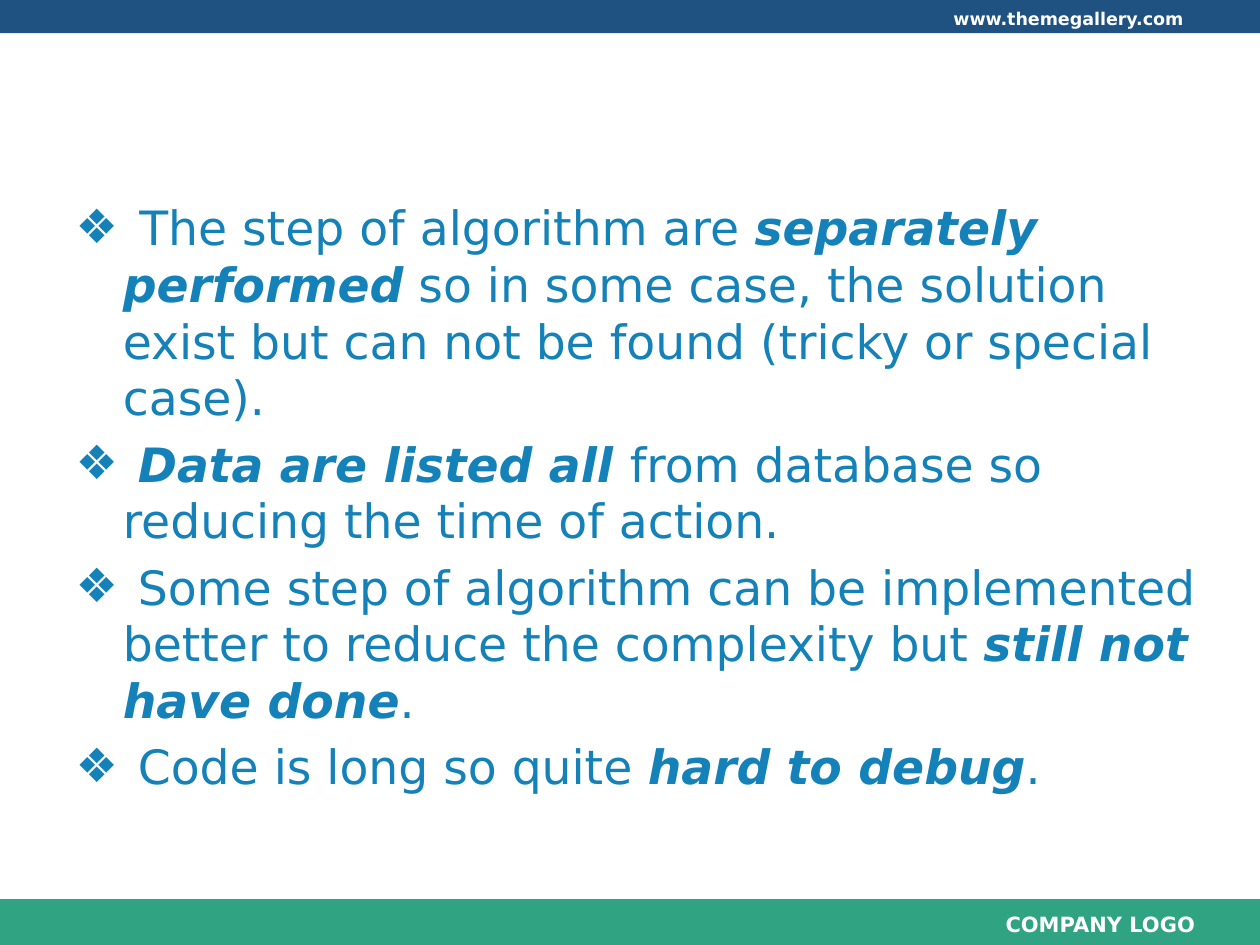
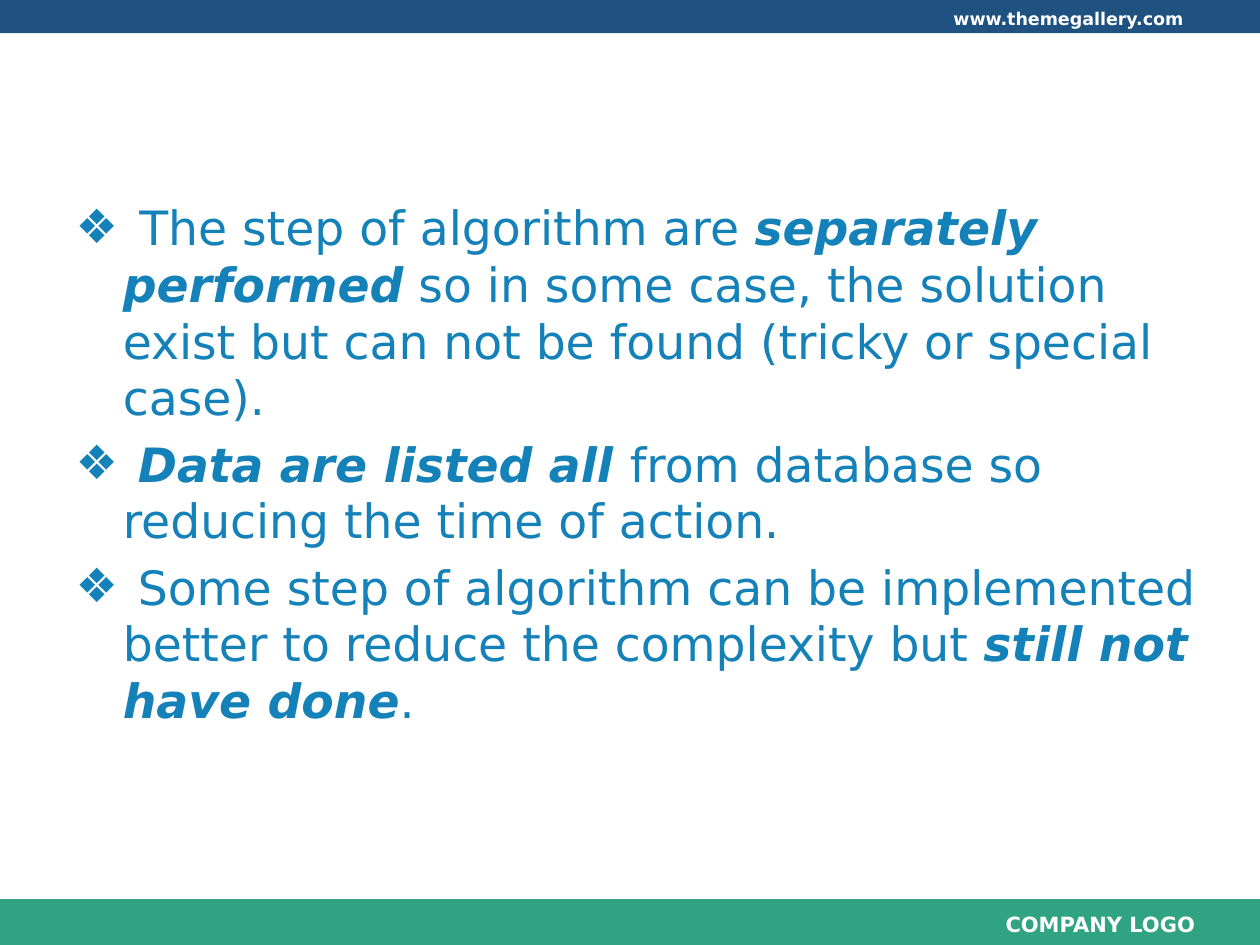
Before and after one commit to longdao2904/capstone-project-teamx, a slide deck: slide 8 of wiki/document/Algorithm description.pptx. Drawn at 1260x945 pixels with LibreOffice and Linux fonts; fonts in the diff are those of the drawing; background and template pictures are left out. Boxes give left, top, right and bottom in pixels: in the first picture for what was removed or moved away, otherwise in the second. Text is boxed around its words. In the diff, an @@ line names an element or a change of style, - is before the commit and + after.

Commit message:
Modify Algorithm description.pptx and add Map.png

```diff
--- a/wiki/document/Algorithm description.pptx
+++ b/wiki/document/Algorithm description.pptx
@@ text at box(138, 748, 1040, 795): paragraph removed @@
-❖ Code is long so quite hard to debug.
```
Also in this commit, not shown: 6 other slides changed, 1 other file.
